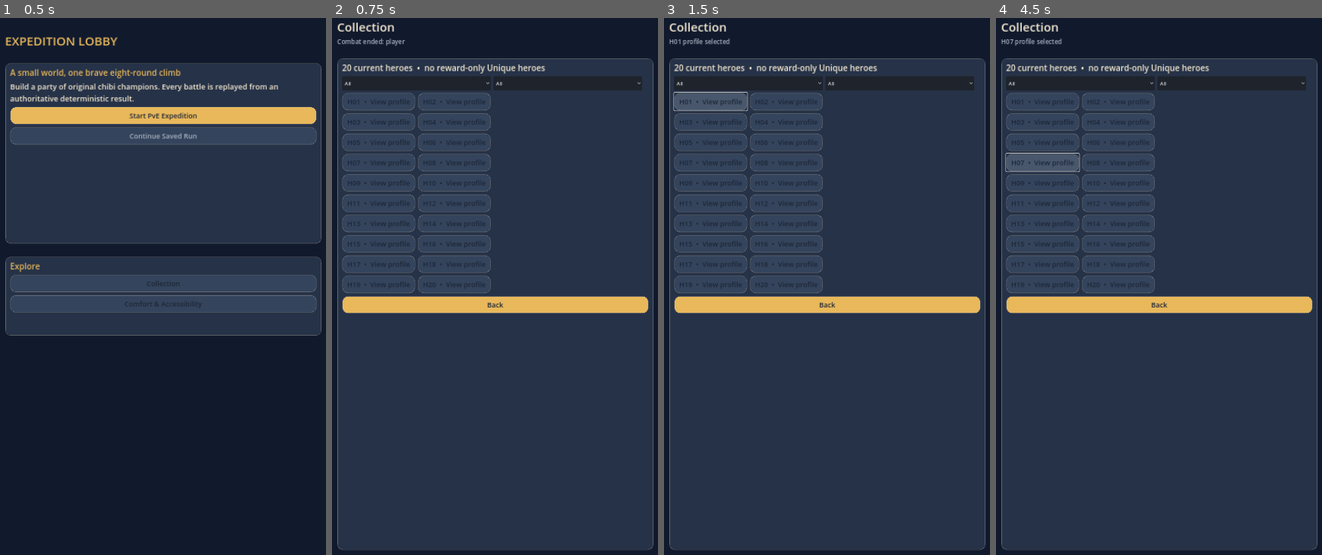
Above: before the commit, frames 1-4 (left to right).
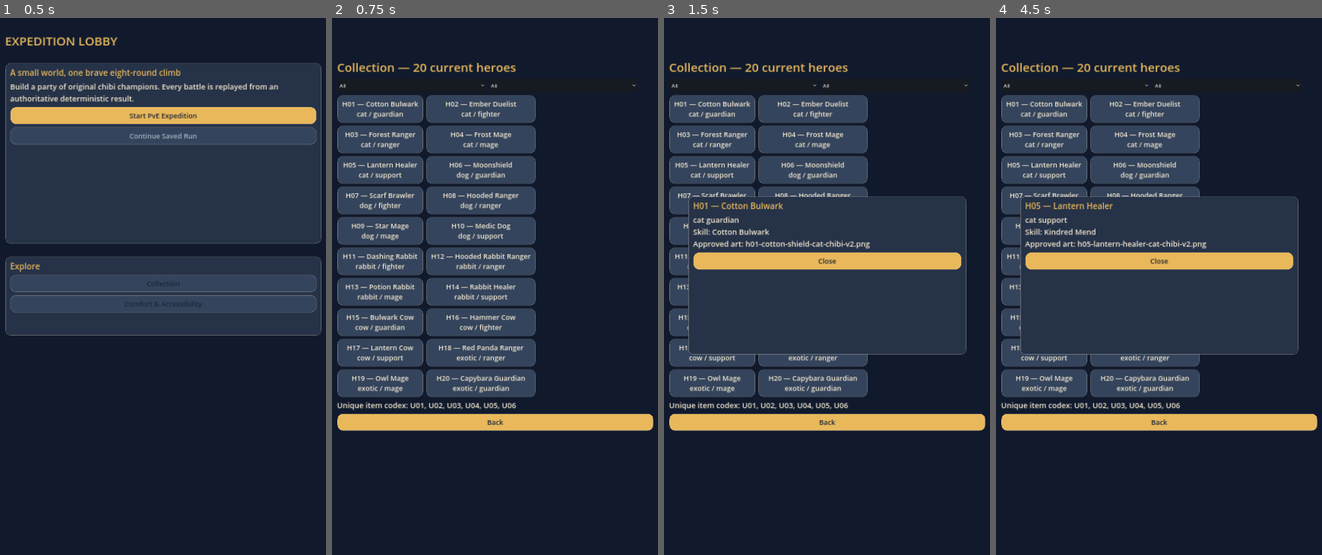
Above: after the commit, the same moments.

Repository: khoahuynh1196-cell/MINICHESS
Game: Godot game, scene res://scenes/main.tscn
The game is run twice, just before and just after one commit, with the same random seed, the same clock (stepped at 60 frames per second) and the same inputs.
Inputs (mouse positions are in pixels of both pictures, inside the frame that each line leads up to):
- Up to frame 1 (0.5 s): no input
- Up to frame 2 (0.75 s): click "Collection" at 0.5 s
- Up to frame 3 (1.5 s): click (712, 109) at 1.25 s, where only the run after the commit has a clickable "H01 — Cotton Bulwark cat / gu…"
- Up to frame 4 (4.5 s): click (1145, 109) at 2 s, where only the run after the commit has a clickable "H02 — Ember Duelist cat / fig…"; click (1044, 141) at 2.75 s, where only the run after the commit has a clickable "H03 — Forest Ranger cat / ran…"; click (1145, 141) at 3.5 s, where only the run after the commit has a clickable "H04 — Frost Mage cat / mage"; click (1044, 168) at 4.25 s, where only the run after the commit has a clickable "H05 — Lantern Healer cat / su…"

Frame 1 is identical in both runs. In frame 2, 62% of the frame differs, in the area x 1-99%, y 0-100%; in frame 3, 55%; in frame 4, 55%.

Commit message:
feat: add reward unique and collection screens

Diff:
--- a/client-godot/scripts/battle_controller.gd
+++ b/client-godot/scripts/battle_controller.gd
@@ -725,6 +725,9 @@
 	screen_router.settings_screen.text_scale_requested.connect(_toggle_text_scale)
 	screen_router.settings_screen.clear_saved_run_requested.connect(_clear_saved_run_from_settings)
 	screen_router.settings_screen.back_requested.connect(func() -> void: show_mobile_screen("lobby"))
+	screen_router.reward_screen.select_reward.connect(request_select_reward)
+	screen_router.reward_screen.ack_unique.connect(request_ack_unique_reveal)
+	screen_router.collection_screen.back_requested.connect(func() -> void: show_mobile_screen("lobby"))
 	show_mobile_screen("lobby")
 
 func set_reduced_motion(enabled: bool) -> void:
@@ -745,6 +748,10 @@
 			screen_router.encounter_map_screen.set_encounters([], run_state.round if not run_state.run_id.is_empty() else 1)
 		"settings":
 			screen_router.settings_screen.set_settings(settings)
+		"reward":
+			screen_router.reward_screen.bind_reward(run_state.round_reward_plan, run_state.items, bool(settings.get("reduced_motion", false)))
+		"collection":
+			screen_router.collection_screen.bind_collection()
 		_:
 			_build_mobile_screen(screen_id)
 
@@ -1045,6 +1052,8 @@
 	panel.add_child(_mobile_button("Back", func() -> void: show_mobile_screen("lobby"), ThemeTokensScript.GOLD))
 
 func collection_hero_ids() -> Array[String]:
+	if screen_router != null and screen_router.collection_screen != null:
+		return screen_router.collection_screen.visible_hero_ids()
 	var ids: Array[String] = []
 	for hero_id in HeroVisualCatalogScript.hero_ids():
 		var profile: Dictionary = HeroVisualCatalogScript.profile(hero_id)
@@ -1058,6 +1067,8 @@
 func set_collection_filters(species: String, role: String) -> void:
 	_collection_species_filter = species if species in ["all", "cat", "dog", "rabbit", "cow", "exotic"] else "all"
 	_collection_role_filter = role if role in ["all", "guardian", "fighter", "ranger", "mage", "support"] else "all"
+	if screen_router != null and screen_router.collection_screen != null:
+		screen_router.collection_screen.set_filters(_collection_species_filter, _collection_role_filter)
 	if screen_router != null and screen_router.current_screen_id == "collection":
 		show_mobile_screen("collection")
 
--- /dev/null
+++ b/client-godot/scripts/ui/collection_screen.gd
@@ -0,0 +1,153 @@
+class_name CollectionScreen
+extends Control
+
+const ThemeTokensScript = preload("res://scripts/ui/theme_tokens.gd")
+const HeroVisualCatalogScript = preload("res://scripts/presentation/hero_visual_catalog.gd")
+const ItemMetadataCatalogScript = preload("res://scripts/ui/item_metadata_catalog.gd")
+
+signal back_requested
+
+const SPECIES := ["all", "cat", "dog", "rabbit", "cow", "exotic"]
+const ROLES := ["all", "guardian", "fighter", "ranger", "mage", "support"]
+
+var _species_filter := "all"
+var _role_filter := "all"
+var _detail_id := ""
+
+func _init() -> void:
+	set_anchors_and_offsets_preset(Control.PRESET_FULL_RECT)
+	mouse_filter = Control.MOUSE_FILTER_STOP
+
+func bind_collection() -> void:
+	_rebuild()
+
+func visible_hero_ids() -> Array[String]:
+	var ids: Array[String] = []
+	for hero_id in HeroVisualCatalogScript.hero_ids():
+		var profile: Dictionary = HeroVisualCatalogScript.profile(hero_id)
+		if _species_filter != "all" and String(profile.get("species", "")) != _species_filter:
+			continue
+		if _role_filter != "all" and String(profile.get("role", "")) != _role_filter:
+			continue
+		ids.append(hero_id)
+	return ids
+
+func set_filters(species: String, role: String) -> void:
+	_species_filter = species if species in SPECIES else "all"
+	_role_filter = role if role in ROLES else "all"
+	_rebuild()
+
+func open_hero_detail(hero_id: String) -> void:
+	if not hero_id in visible_hero_ids():
+		return
+	_detail_id = hero_id
+	_rebuild()
+
+func detail_hero_id() -> String:
+	return _detail_id
+
+func unique_item_ids() -> Array[String]:
+	var ids: Array[String] = []
+	for index in 6:
+		var item_id := "U%02d" % (index + 1)
+		if not ItemMetadataCatalogScript.item_metadata(item_id).is_empty():
+			ids.append(item_id)
+	return ids
+
+func _rebuild() -> void:
+	for child in get_children():
+		child.queue_free()
+	var background := ColorRect.new()
+	background.color = ThemeTokensScript.NAVY
+	background.set_anchors_and_offsets_preset(Control.PRESET_FULL_RECT)
+	background.mouse_filter = Control.MOUSE_FILTER_IGNORE
+	add_child(background)
+	var panel := VBoxContainer.new()
+	panel.position = Vector2(40.0, 165.0)
+	panel.size = Vector2(1000.0, 1550.0)
+	panel.add_theme_constant_override("separation", ThemeTokensScript.TOUCH_GAP)
+	add_child(panel)
+	var heading := Label.new()
+	heading.text = "Collection — 20 current heroes"
+	heading.add_theme_font_size_override("font_size", ThemeTokensScript.TYPE_TITLE)
+	heading.add_theme_color_override("font_color", ThemeTokensScript.GOLD)
+	panel.add_child(heading)
+	var filters := HBoxContainer.new()
+	filters.add_theme_constant_override("separation", ThemeTokensScript.TOUCH_GAP)
+	filters.add_child(_filter_picker("Species", SPECIES, _species_filter, func(value: String) -> void: set_filters(value, _role_filter)))
+	filters.add_child(_filter_picker("Class", ROLES, _role_filter, func(value: String) -> void: set_filters(_species_filter, value)))
+	panel.add_child(filters)
+	var cards := GridContainer.new()
+	cards.columns = 2
+	cards.add_theme_constant_override("h_separation", ThemeTokensScript.TOUCH_GAP)
+	cards.add_theme_constant_override("v_separation", ThemeTokensScript.TOUCH_GAP)
+	for hero_id in visible_hero_ids():
+		var profile: Dictionary = HeroVisualCatalogScript.profile(hero_id)
+		var card := _button("%s — %s\n%s / %s" % [hero_id, String(profile.get("display_name", hero_id)), String(profile.get("species", "")), String(profile.get("role", ""))], ThemeTokensScript.STONE_RAISED)
+		card.name = "HeroCard_%s" % hero_id
+		card.tooltip_text = "%s details" % String(profile.get("display_name", hero_id))
+		card.pressed.connect(open_hero_detail.bind(hero_id))
+		cards.add_child(card)
+	panel.add_child(cards)
+	var codex := Label.new()
+	codex.text = "Unique item codex: %s" % ", ".join(unique_item_ids())
+	codex.add_theme_font_size_override("font_size", ThemeTokensScript.TYPE_BODY)
+	codex.add_theme_color_override("font_color", ThemeTokensScript.PARCHMENT)
+	panel.add_child(codex)
+	var back := _button("Back", ThemeTokensScript.GOLD)
+	back.pressed.connect(func() -> void: back_requested.emit())
+	panel.add_child(back)
+	if not _detail_id.is_empty():
+		_add_detail_modal()
+
+func _add_detail_modal() -> void:
+	var profile: Dictionary = HeroVisualCatalogScript.profile(_detail_id)
+	var modal := PanelContainer.new()
+	modal.name = "HeroDetailModal"
+	modal.position = Vector2(100.0, 600.0)
+	modal.size = Vector2(880.0, 500.0)
+	modal.add_theme_stylebox_override("panel", ThemeTokensScript.panel_style(ThemeTokensScript.STONE))
+	add_child(modal)
+	var content := VBoxContainer.new()
+	content.add_theme_constant_override("separation", ThemeTokensScript.TOUCH_GAP)
+	modal.add_child(content)
+	var title := Label.new()
+	title.text = "%s — %s" % [_detail_id, String(profile.get("display_name", _detail_id))]
+	title.add_theme_font_size_override("font_size", ThemeTokensScript.TYPE_SECTION)
+	title.add_theme_color_override("font_color", ThemeTokensScript.GOLD)
+	content.add_child(title)
+	var detail := Label.new()
+	detail.text = "%s %s\nSkill: %s\nApproved art: %s" % [String(profile.get("species", "")), String(profile.get("role", "")), String(profile.get("skill_name", "")), String(profile.get("source_sprite", ""))]
+	detail.autowrap_mode = TextServer.AUTOWRAP_WORD_SMART
+	detail.add_theme_font_size_override("font_size", ThemeTokensScript.TYPE_BODY)
+	detail.add_theme_color_override("font_color", ThemeTokensScript.PARCHMENT)
+	content.add_child(detail)
+	var close := _button("Close", ThemeTokensScript.GOLD)
+	close.pressed.connect(func() -> void:
+		_detail_id = ""
+		_rebuild()
+	)
+	content.add_child(close)
+
+func _filter_picker(label: String, values: Array, selected_value: String, selected: Callable) -> OptionButton:
+	var picker := OptionButton.new()
+	picker.custom_minimum_size = Vector2(470.0, ThemeTokensScript.TOUCH_TARGET)
+	picker.focus_mode = Control.FOCUS_ALL
+	picker.tooltip_text = label
+	for value in values:
+		picker.add_item(String(value).capitalize())
+		if value == selected_value:
+			picker.select(picker.item_count - 1)
+	picker.item_selected.connect(func(index: int) -> void: selected.call(String(values[index])))
+	return picker
+
+func _button(label: String, accent: Color) -> Button:
+	var button := Button.new()
+	button.text = label
+	button.focus_mode = Control.FOCUS_ALL
+	ThemeTokensScript.apply_button_style(button, accent)
+	if accent == ThemeTokensScript.STONE_RAISED:
+		button.add_theme_color_override("font_color", ThemeTokensScript.PARCHMENT)
+		button.add_theme_color_override("font_hover_color", ThemeTokensScript.PARCHMENT)
+		button.add_theme_color_override("font_pressed_color", ThemeTokensScript.PARCHMENT)
+	return button
--- /dev/null
+++ b/client-godot/scripts/ui/reward_screen.gd
@@ -0,0 +1,152 @@
+class_name RewardScreen
+extends Control
+
+const ThemeTokensScript = preload("res://scripts/ui/theme_tokens.gd")
+const ItemMetadataCatalogScript = preload("res://scripts/ui/item_metadata_catalog.gd")
+
+signal select_reward(offer_id: String, option_id: String)
+signal ack_unique(reveal_id: String)
+
+var _plan: Dictionary = {}
+var _revealed_items: Array = []
+var _selected_by_offer: Dictionary = {}
+var _acknowledged_reveals: Dictionary = {}
+var _reduced_motion := false
+
+func _init() -> void:
+	set_anchors_and_offsets_preset(Control.PRESET_FULL_RECT)
+	mouse_filter = Control.MOUSE_FILTER_STOP
+
+func bind_reward(plan: Dictionary, items: Array, reduced_motion: bool) -> void:
+	_plan = plan.duplicate(true)
+	_revealed_items = items.duplicate(true)
+	_reduced_motion = reduced_motion
+	_selected_by_offer.clear()
+	_acknowledged_reveals.clear()
+	_rebuild()
+
+func offered_option_ids() -> Array[String]:
+	var ids: Array[String] = []
+	for offer in Array(_plan.get("offers", [])):
+		for option in Array(Dictionary(offer).get("options", [])):
+			ids.append(String(Dictionary(option).get("id", "")))
+	return ids
+
+func get_selectable_option_count() -> int:
+	return offered_option_ids().size()
+
+func is_selection_complete() -> bool:
+	var offers: Array = Array(_plan.get("offers", []))
+	if offers.is_empty():
+		return true
+	for offer in offers:
+		if not _selected_by_offer.has(String(Dictionary(offer).get("id", ""))):
+			return false
+	return true
+
+func choose_server_option(offer_id: String, option_id: String) -> void:
+	for offer in Array(_plan.get("offers", [])):
+		var offer_data := Dictionary(offer)
+		if String(offer_data.get("id", "")) != offer_id:
+			continue
+		if not Array(offer_data.get("options", [])).any(func(option): return String(Dictionary(option).get("id", "")) == option_id):
+			return
+		_selected_by_offer[offer_id] = option_id
+		select_reward.emit(offer_id, option_id)
+		_rebuild()
+		return
+
+func unique_reveal_ids() -> Array[String]:
+	var ids: Array[String] = []
+	if int(_plan.get("round", 0)) != 4:
+		return ids
+	for item in _revealed_items:
+		var item_data := Dictionary(item)
+		if String(item_data.get("kind", "")) == "unique" and not item_data.has("equippedHeroInstanceId"):
+			ids.append(String(item_data.get("instanceId", "")))
+	return ids
+
+func acknowledge_unique(reveal_id: String) -> void:
+	if not reveal_id in unique_reveal_ids() or _acknowledged_reveals.has(reveal_id):
+		return
+	_acknowledged_reveals[reveal_id] = true
+	ack_unique.emit(reveal_id)
+	_rebuild()
+
+func reveal_animation_duration() -> float:
+	return ThemeTokensScript.motion_duration(0.35, _reduced_motion)
+
+func _rebuild() -> void:
+	for child in get_children():
+		child.queue_free()
+	var background := ColorRect.new()
+	background.color = ThemeTokensScript.NAVY
+	background.set_anchors_and_offsets_preset(Control.PRESET_FULL_RECT)
+	background.mouse_filter = Control.MOUSE_FILTER_IGNORE
+	add_child(background)
+	var panel := VBoxContainer.new()
+	panel.position = Vector2(40.0, 165.0)
+	panel.size = Vector2(1000.0, 1550.0)
+	panel.add_theme_constant_override("separation", ThemeTokensScript.TOUCH_GAP)
+	add_child(panel)
+	var heading := Label.new()
+	heading.text = "Round %d rewards" % int(_plan.get("round", 0))
+	heading.add_theme_font_size_override("font_size", ThemeTokensScript.TYPE_TITLE)
+	heading.add_theme_color_override("font_color", ThemeTokensScript.GOLD)
+	panel.add_child(heading)
+	var instruction := Label.new()
+	instruction.text = "Choose one card in every offered reward. Choices are confirmed by the server."
+	instruction.autowrap_mode = TextServer.AUTOWRAP_WORD_SMART
+	instruction.add_theme_font_size_override("font_size", ThemeTokensScript.TYPE_BODY)
+	instruction.add_theme_color_override("font_color", ThemeTokensScript.PARCHMENT)
+	panel.add_child(instruction)
+	for reveal_id in unique_reveal_ids():
+		var item = _revealed_items.filter(func(candidate): return String(Dictionary(candidate).get("instanceId", "")) == reveal_id).front()
+		var item_data := Dictionary(item)
+		var metadata := ItemMetadataCatalogScript.item_metadata(String(item_data.get("itemId", "")))
+		var reveal := _button("Unique revealed: %s%s" % [String(metadata.get("name", item_data.get("itemId", "Unique item"))), " (acknowledged)" if _acknowledged_reveals.has(reveal_id) else ""], ThemeTokensScript.GOLD)
+		reveal.name = "UniqueReveal_%s" % reveal_id
+		reveal.disabled = _acknowledged_reveals.has(reveal_id)
+		reveal.tooltip_text = "Acknowledge the server-owned Unique item reveal"
+		reveal.pressed.connect(acknowledge_unique.bind(reveal_id))
+		panel.add_child(reveal)
+	for offer in Array(_plan.get("offers", [])):
+		var offer_data := Dictionary(offer)
+		var offer_id := String(offer_data.get("id", ""))
+		var label := Label.new()
+		label.text = "%s — choose one" % String(offer_data.get("kind", "reward")).replace("_", " ").capitalize()
+		label.add_theme_font_size_override("font_size", ThemeTokensScript.TYPE_SECTION)
+		label.add_theme_color_override("font_color", ThemeTokensScript.PARCHMENT)
+		panel.add_child(label)
+		for option in Array(offer_data.get("options", [])):
+			var option_data := Dictionary(option)
+			var option_id := String(option_data.get("id", ""))
+			var selected := String(_selected_by_offer.get(offer_id, "")) == option_id
+			var option_button := _button("%s%s" % [_option_label(option_data), "  ✓ selected" if selected else ""], ThemeTokensScript.PLAYER if selected else ThemeTokensScript.STONE_RAISED)
+			option_button.name = "RewardOption_%s" % option_id
+			option_button.tooltip_text = "Server offer %s, option %s" % [offer_id, option_id]
+			option_button.pressed.connect(choose_server_option.bind(offer_id, option_id))
+			panel.add_child(option_button)
+	var completion := Label.new()
+	completion.text = "All selections sent for authoritative claim." if is_selection_complete() else "Select an option from every offer to continue."
+	completion.add_theme_font_size_override("font_size", ThemeTokensScript.TYPE_BODY)
+	completion.add_theme_color_override("font_color", ThemeTokensScript.SUCCESS if is_selection_complete() else ThemeTokensScript.MUTED)
+	panel.add_child(completion)
+
+func _option_label(option: Dictionary) -> String:
+	var option_id := String(option.get("id", ""))
+	if String(option.get("kind", "")) == "hero":
+		return "%s (hero)" % option_id
+	var metadata := ItemMetadataCatalogScript.item_metadata(option_id)
+	return String(metadata.get("name", option_id))
+
+func _button(label: String, accent: Color) -> Button:
+	var button := Button.new()
+	button.text = label
+	button.focus_mode = Control.FOCUS_ALL
+	ThemeTokensScript.apply_button_style(button, accent)
+	if accent == ThemeTokensScript.STONE_RAISED:
+		button.add_theme_color_override("font_color", ThemeTokensScript.PARCHMENT)
+		button.add_theme_color_override("font_hover_color", ThemeTokensScript.PARCHMENT)
+		button.add_theme_color_override("font_pressed_color", ThemeTokensScript.PARCHMENT)
+	return button
--- a/client-godot/scripts/ui/screen_router.gd
+++ b/client-godot/scripts/ui/screen_router.gd
@@ -5,12 +5,16 @@
 const LobbyScreenScript = preload("res://scripts/ui/lobby_screen.gd")
 const EncounterMapScreenScript = preload("res://scripts/ui/encounter_map_screen.gd")
 const SettingsScreenScript = preload("res://scripts/ui/settings_screen.gd")
+const RewardScreenScript = preload("res://scripts/ui/reward_screen.gd")
+const CollectionScreenScript = preload("res://scripts/ui/collection_screen.gd")
 
 var current_screen_id := ""
 var _screens: Dictionary = {}
 var lobby_screen
 var encounter_map_screen
 var settings_screen
+var reward_screen
+var collection_screen
 
 func _init() -> void:
 	layer = 10
@@ -36,6 +40,12 @@
 		"settings":
 			settings_screen = SettingsScreenScript.new()
 			return settings_screen
+		"reward":
+			reward_screen = RewardScreenScript.new()
+			return reward_screen
+		"collection":
+			collection_screen = CollectionScreenScript.new()
+			return collection_screen
 		_:
 			return Control.new()
 
--- a/client-godot/test/collection_screen_test.gd
+++ b/client-godot/test/collection_screen_test.gd
@@ -1,24 +1,40 @@
 extends SceneTree
 
-const BattleControllerScript = preload("res://scripts/battle_controller.gd")
+const ThemeTokensScript = preload("res://scripts/ui/theme_tokens.gd")
 
 var _failed := false
 
 func _init() -> void:
-	var controller = BattleControllerScript.new()
-	_expect(controller.collection_hero_ids().size() == 20, "collection must expose all current roster heroes")
-	controller.set_collection_filters("cat", "mage")
-	_expect(controller.collection_hero_ids() == ["H04"], "collection filters must intersect species and role")
-	controller.set_collection_filters("unknown", "unknown")
-	_expect(controller.collection_hero_ids().size() == 20, "invalid filters must safely reset to all heroes")
-	controller.free()
+	var collection_screen_script = load("res://scripts/ui/collection_screen.gd")
+	_expect(collection_screen_script != null, "CollectionScreen must exist to show content-authoritative profiles")
+	if collection_screen_script == null:
+		_finish()
+		return
+	var screen = collection_screen_script.new()
+	screen.bind_collection()
+	_expect(screen.visible_hero_ids().size() == 20, "collection must expose all current roster heroes")
+	_expect(screen.visible_hero_ids().all(func(id: String) -> bool: return id.begins_with("H")), "collection must not create future Unique heroes")
+	var first_card: Button = screen.find_child("HeroCard_H01", true, false) as Button
+	_expect(first_card != null and first_card.get_theme_color("font_color").is_equal_approx(ThemeTokensScript.PARCHMENT), "dark collection cards must use high-contrast parchment text")
+	screen.set_filters("cat", "mage")
+	_expect(screen.visible_hero_ids() == ["H04"], "collection filters must intersect species and class")
+	screen.set_filters("unknown", "unknown")
+	_expect(screen.visible_hero_ids().size() == 20, "invalid filters must safely reset to all profiles")
+	screen.open_hero_detail("H04")
+	_expect(screen.detail_hero_id() == "H04" and screen.find_child("HeroDetailModal", true, false) != null, "a profile card must open a detail modal")
+	_expect(screen.unique_item_ids() == ["U01", "U02", "U03", "U04", "U05", "U06"], "the collection must include the six existing Unique-item codex entries")
+	_expect(screen.find_child("UniqueHero", true, false) == null, "the collection must defer future Unique heroes")
+	screen.free()
+	_finish()
+
+func _expect(condition: bool, message: String) -> void:
+	if not condition:
+		_failed = true
+		push_error(message)
+
+func _finish() -> void:
 	if _failed:
 		quit(1)
 		return
 	print("PASS collection_screen_test")
 	quit(0)
-
-func _expect(condition: bool, message: String) -> void:
-	if not condition:
-		_failed = true
-		push_error(message)
--- /dev/null
+++ b/client-godot/test/reward_screen_test.gd
@@ -0,0 +1,61 @@
+extends SceneTree
+
+const ThemeTokensScript = preload("res://scripts/ui/theme_tokens.gd")
+
+# A reward UI must be a projection of the immutable server offer.  Removing an
+# offered option or adding a locally invented one must make this test fail.
+var _failed := false
+
+func _init() -> void:
+	var reward_screen_script = load("res://scripts/ui/reward_screen.gd")
+	_expect(reward_screen_script != null, "RewardScreen must exist to render authoritative offers")
+	if reward_screen_script == null:
+		_finish()
+		return
+	var screen = reward_screen_script.new()
+	var selected: Array = []
+	var acknowledged: Array = []
+	screen.select_reward.connect(func(offer_id: String, option_id: String) -> void: selected.append([offer_id, option_id]))
+	screen.ack_unique.connect(func(reveal_id: String) -> void: acknowledged.append(reveal_id))
+	screen.bind_reward({
+		"round": 4,
+		"offers": [{
+			"id": "reward:4:hero_choice:1", "kind": "hero_choice",
+			"options": [
+				{ "id": "H02", "kind": "hero", "cost": 2 },
+				{ "id": "H09", "kind": "hero", "cost": 2 },
+				{ "id": "H20", "kind": "hero", "cost": 3 },
+			],
+		}],
+	}, [{ "instanceId": "unique:run-4:U01", "itemId": "U01", "kind": "unique" }], false)
+	_expect(screen.offered_option_ids() == ["H02", "H09", "H20"], "reward cards must contain exactly the three server-offered options")
+	_expect(screen.get_selectable_option_count() == 3, "reward screen must not generate a fourth local option")
+	var offered_card: Button = screen.find_child("RewardOption_H02", true, false) as Button
+	_expect(offered_card != null and offered_card.get_theme_color("font_color").is_equal_approx(ThemeTokensScript.PARCHMENT), "dark reward cards must use high-contrast parchment text")
+	_expect(not screen.is_selection_complete(), "the claim state must remain incomplete until every server offer is selected")
+	screen.choose_server_option("reward:4:hero_choice:1", "H09")
+	_expect(selected == [["reward:4:hero_choice:1", "H09"]], "an offered card must emit its immutable offer and option IDs")
+	_expect(screen.is_selection_complete(), "one selected option must complete a one-offer reward")
+	screen.choose_server_option("reward:4:hero_choice:1", "H99")
+	_expect(selected.size() == 1, "a client-created option must never emit a selection")
+	_expect(screen.unique_reveal_ids() == ["unique:run-4:U01"], "round four must expose existing server-owned Unique item reveals")
+	_expect(screen.find_child("UniqueHero", true, false) == null, "future Unique heroes must remain deferred")
+	screen.acknowledge_unique("unique:run-4:U01")
+	_expect(acknowledged == ["unique:run-4:U01"], "acknowledging an existing Unique item must emit its server reveal ID")
+	_expect(screen.reveal_animation_duration() > 0.0, "normal motion must animate the Unique item reveal")
+	screen.bind_reward({ "round": 4, "offers": [] }, [{ "instanceId": "unique:run-4:U01", "itemId": "U01", "kind": "unique" }], true)
+	_expect(screen.reveal_animation_duration() == 0.0, "reduced motion must skip Unique reveal animation")
+	screen.free()
+	_finish()
+
+func _expect(condition: bool, message: String) -> void:
+	if not condition:
+		_failed = true
+		push_error(message)
+
+func _finish() -> void:
+	if _failed:
+		quit(1)
+		return
+	print("PASS reward_screen_test")
+	quit(0)
--- a/client-godot/test/screen_router_test.gd
+++ b/client-godot/test/screen_router_test.gd
@@ -27,6 +27,27 @@
 	_expect(ThemeTokensScript.font_size("title") > ThemeTokensScript.font_size("body"), "theme tokens must provide a semantic type scale")
 	_expect(ThemeTokensScript.motion_duration(0.2, true) == 0.0, "reduced motion must suppress transition duration")
 	var controller = BattleControllerScript.new()
+	controller._create_mobile_ui()
+	controller.apply_run_view({
+		"id": "run-router-reward", "state": "REWARD", "round": 4, "revision": 7,
+		"gold": 8, "health": 30, "shop": [], "bench": [], "board": [],
+		"items": [{ "instanceId": "unique:router:U01", "itemId": "U01", "kind": "unique" }],
+		"roundRewardPlan": { "round": 4, "offers": [
+			{ "id": "reward:4:hero_choice:1", "kind": "hero_choice", "options": [{ "id": "H02", "kind": "hero" }] },
+			{ "id": "reward:4:normal_item_choice:0", "kind": "normal_item_choice", "options": [{ "id": "I01", "kind": "normal_item" }] },
+		] },
+	})
+	var reward_root: Control = controller.screen_router.screen_root("reward")
+	_expect(reward_root.has_signal("select_reward") and reward_root.has_signal("ack_unique"), "router must host the dedicated reward screen rather than a generic control")
+	var reward_commands: Array = []
+	controller.command_requested.connect(func(payload: Dictionary) -> void: reward_commands.append(payload))
+	reward_root.choose_server_option("reward:4:hero_choice:1", "H02")
+	_expect(reward_commands.is_empty(), "the reward bridge must not claim until every server offer has a selection")
+	reward_root.choose_server_option("reward:4:normal_item_choice:0", "I01")
+	_expect(reward_commands == [{ "command_id": "client-reward-7", "expected_run_revision": 7, "type": "CLAIM_ROUND_REWARD", "reward_selections": [{ "offer_id": "reward:4:hero_choice:1", "option_id": "H02" }, { "offer_id": "reward:4:normal_item_choice:0", "option_id": "I01" }] }], "reward UI selection must bridge each item and hero choice to one authoritative claim without mutating the local run")
+	controller.show_mobile_screen("collection")
+	var collection_root: Control = controller.screen_router.screen_root("collection")
+	_expect(collection_root.has_method("visible_hero_ids") and collection_root.visible_hero_ids().size() == 20, "router must host the dedicated 20-card collection screen")
 	var unit = UnitViewScript.new()
 	controller.unit_views["test-unit"] = unit
 	controller.set_reduced_motion(true)
